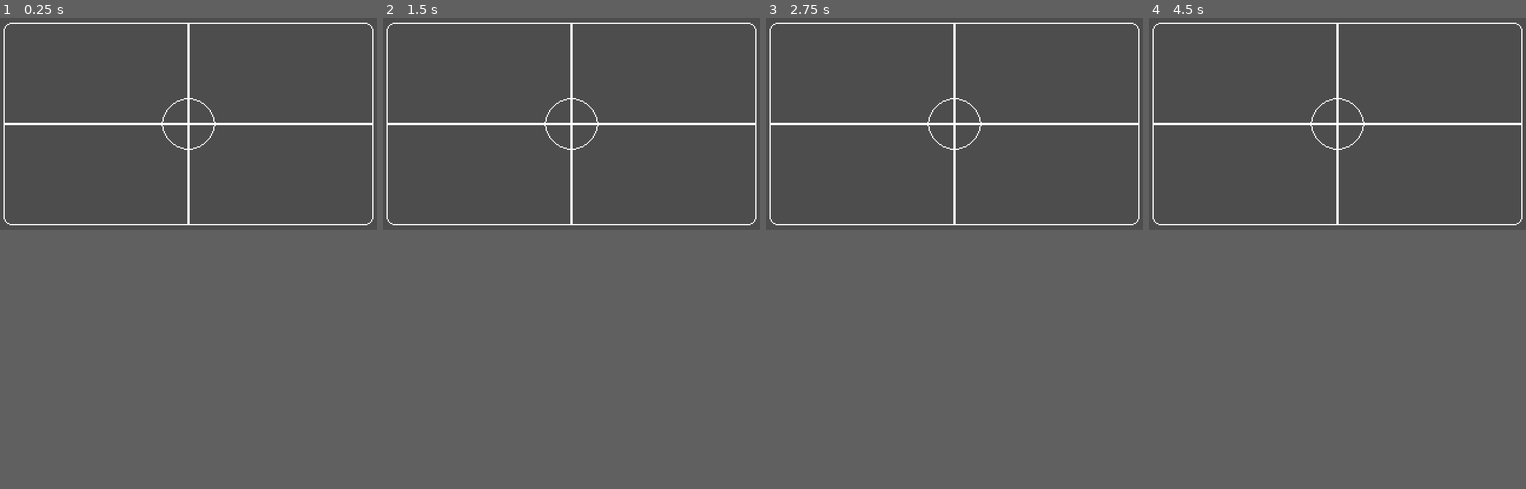
Above: before the commit, frames 1-4 (left to right).
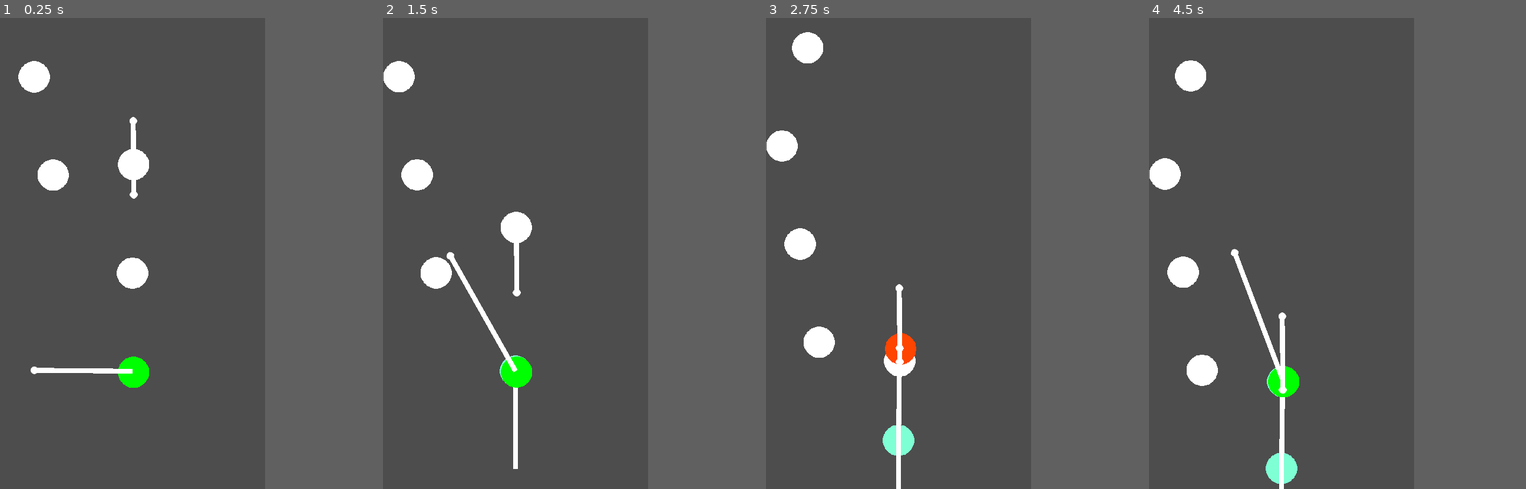
Above: after the commit, the same moments.

Repository: FrancoYudica/PathForger-GodotWildJam-04-2024
Game: Godot game, scene res://levels/test.tscn
The game is run twice, just before and just after one commit, with the same random seed, the same clock (stepped at 60 frames per second) and the same inputs. Before the commit the project starts from res://tests/resolution_test.tscn.
Inputs (mouse positions are in pixels of both pictures, inside the frame that each line leads up to):
- Up to frame 1 (0.25 s): no input
- Up to frame 2 (1.5 s): tap Enter (ui_accept) at 0.5, 0.77 s; move the mouse to (654, 112) at 0.52 s; press the mouse at (654, 112) at 0.53 s; hold D 0.53-1.28 s; move the mouse to (496, 135) at 1.27 s; release the mouse at (496, 135) at 1.28 s; hold S from 1.28 s (still down); click (496, 135) at 1.35 s
- Up to frame 3 (2.75 s): tap Enter (ui_accept) at 1.52 s; move the mouse to (992, 79) at 2.02 s; release S at 2.03 s; hold D from 2.03 s (still down); hold F from 2.03 s (still down); click (992, 79) at 2.3 s
- Up to frame 4 (4.5 s): move the mouse to (1318, 164) at 2.77 s; release D at 2.78 s; release F at 2.78 s; hold W 2.78-3.53 s; tap Space at 2.85 s; tap Enter (ui_accept) at 3.02, 3.77 s; click (1318, 164) at 3.05 s; move the mouse to (1450, 154) at 3.52 s; press the mouse at (1450, 154) at 3.53 s; hold A from 3.53 s (still down); move the mouse to (1224, 93) at 4.27 s; release the mouse at (1224, 93) at 4.28 s; click (1224, 93) at 4.35 s
In our replay, the window is 640x360 before the commit and 450x800 after it. These sizes can differ from the game's own. Grey fills any space a smaller window leaves; there, only what the larger window draws over its background counts as a difference.

The runs differ from the first frame. In frame 1, 4.1% of the frame differs, in the area x 0-100%, y 1-79%; in frame 2, 4.4%; in frame 3, 4.7%; in frame 4, 4.8%, in the area x 0-100%, y 1-100%.

Commit message:
Added Player with state machine, hook, PathNodes, PathNodeHandler and simple LevelBuilder

Diff:
--- /dev/null
+++ b/entities/path_node/PathNode.gd
@@ -0,0 +1,9 @@
+extends VisibleOnScreenNotifier2D
+class_name PathNode
+
+@onready var area = $Area2D
+
+## Reached should be called when player is over the node
+func reached():
+	area.monitorable = false
+	modulate = Color.AQUAMARINE
--- /dev/null
+++ b/entities/path_node/path_node.tscn
@@ -0,0 +1,37 @@
+[gd_scene load_steps=4 format=3 uid="uid://ju0p3v6aejso"]
+
+[ext_resource type="Script" path="res://entities/path_node/PathNode.gd" id="1_mlfh3"]
+[ext_resource type="Texture2D" uid="uid://oxes71wfgygw" path="res://entities/path_node/circle_64x64.png" id="2_4r52w"]
+
+[sub_resource type="CircleShape2D" id="CircleShape2D_agc30"]
+radius = 32.0156
+
+[node name="PathNode" type="VisibleOnScreenNotifier2D"]
+script = ExtResource("1_mlfh3")
+
+[node name="Sprite2D" type="Sprite2D" parent="."]
+texture_filter = 1
+texture = ExtResource("2_4r52w")
+metadata/_aseprite_wizard_config_ = {
+"i_mode": 1,
+"keep_anim_length": false,
+"layer": "",
+"o_ex_p": "",
+"o_folder": "",
+"o_name": "",
+"only_visible": true,
+"player": "",
+"slice": "",
+"source": "res://art/textures/circle_64x64.aseprite"
+}
+metadata/_aseprite_wizard_interface_config_ = {
+"layer_section": true
+}
+
+[node name="Area2D" type="Area2D" parent="."]
+collision_layer = 4
+collision_mask = 0
+monitoring = false
+
+[node name="CollisionShape2D" type="CollisionShape2D" parent="Area2D"]
+shape = SubResource("CircleShape2D_agc30")
--- /dev/null
+++ b/entities/path_node/path_node_movement.gd
@@ -0,0 +1,41 @@
+extends Node2D
+
+@onready var edge_1_sprite: Sprite2D = $Edge1
+@onready var edge_2_sprite: Sprite2D = $Edge2
+
+@export var path_node: PathNode
+@export var curve: Curve
+@export var speed: float = 1.0
+
+var _t: float = 0.0
+var _path_length: float
+var _in_edge_1 = true
+
+func _ready():
+	position = global_position
+	top_level = true
+	_path_length = edge_1_sprite.to_local(edge_2_sprite.position).length()
+
+func _process(delta):
+
+	# Changes t
+	_t += delta * speed
+
+	# Loops
+	if _t > 1.0:
+		_in_edge_1 = not _in_edge_1
+		_t = 0.0
+
+	_t = clampf(_t, 0.0, 1.0)
+
+	var value = curve.sample(_t)
+
+	# Interpolates position with the curve value
+	var pos_1 = edge_1_sprite.global_position
+	var pos_2 = edge_2_sprite.global_position
+
+	if not _in_edge_1:
+		pos_1 = edge_2_sprite.global_position
+		pos_2 = edge_1_sprite.global_position
+
+	path_node.position = pos_1 + (pos_2 - pos_1) * value
--- /dev/null
+++ b/entities/path_node/path_node_movement.tscn
@@ -0,0 +1,18 @@
+[gd_scene load_steps=3 format=3 uid="uid://dqnpob0vccqx0"]
+
+[ext_resource type="Script" path="res://entities/path_node/path_node_movement.gd" id="1_12hsk"]
+[ext_resource type="Texture2D" uid="uid://bpmauisjwlykh" path="res://levels/circle.png" id="2_nwljl"]
+
+[node name="PathNodeMovement" type="Node2D"]
+script = ExtResource("1_12hsk")
+
+[node name="Edge1" type="Sprite2D" parent="."]
+position = Vector2(-75, 0)
+texture = ExtResource("2_nwljl")
+
+[node name="Edge2" type="Sprite2D" parent="."]
+position = Vector2(75, 0)
+texture = ExtResource("2_nwljl")
+
+[node name="Line2D" type="Line2D" parent="."]
+points = PackedVector2Array(-75, 0, 75, 0)
--- /dev/null
+++ b/entities/player/Hook.gd
@@ -0,0 +1,51 @@
+extends Area2D
+class_name Hook
+
+## Emitted when a path node is reached after throwing
+signal path_node_reached(node: PathNode)
+
+## Emitted if after throwing noting is reached
+signal miss()
+
+@onready var body_line := $HookBody
+@export var hook_launch_duration: float = .15
+@export var length = 270.0
+@export var curve: Curve
+
+var _direction: Vector2 = Vector2.ZERO
+var _tween: Tween = null
+
+var _tween_start_position: Vector2 = Vector2.ZERO
+var _tween_end_position: Vector2 = Vector2.ZERO
+var _hit = false
+
+## Moves the head of the hook to the direction of the point
+func throw(pos: Vector2):
+
+	# Rotates (Used to rotate the collider so it doesn't misses)
+	look_at(pos)
+	_hit = false
+	_direction = (pos - global_position).normalized()
+	_tween_start_position = global_position
+	_tween_end_position = global_position + _direction * length
+	_tween = create_tween()
+	_tween.tween_method(_tween_position_function, 0.0, 1.0, hook_launch_duration)
+	await _tween.finished
+
+	if not _hit:
+		miss.emit()
+
+func _tween_position_function(t: float):
+	global_position = lerp(_tween_start_position, _tween_end_position, curve.sample(t))
+
+func _ready():
+	connect("area_entered", _on_area_entered)
+
+
+func _on_area_entered(area: Area2D):
+	var path_node = area.get_parent() as PathNode
+	if path_node != null:
+		_hit = true
+		_tween.stop()
+		global_position = path_node.global_position
+		path_node_reached.emit(area.get_parent())
--- /dev/null
+++ b/entities/player/HookBody.gd
@@ -0,0 +1,12 @@
+extends Line2D
+
+@export var start_node: Node2D
+@export var end_node: Node2D
+
+func _ready():
+	add_point(start_node.global_position)
+	add_point(end_node.global_position)
+
+func _process(_delta):
+	set_point_position(0, start_node.global_position)
+	set_point_position(1, end_node.global_position)
--- /dev/null
+++ b/entities/player/LinePath.gd
@@ -0,0 +1,4 @@
+extends Line2D
+
+func _ready():
+	pass
--- /dev/null
+++ b/entities/player/Player.gd
@@ -0,0 +1,20 @@
+extends Node2D
+class_name Player
+
+@onready var line_path: Line2D = $LinePath
+@onready var sprite: Sprite2D = $Sprite2D
+@onready var hook: Hook = $Hook
+@onready var state_machine: PlayerStateMachine = $PlayerStateMachine
+
+@export var path_node_handler: PathNodeHandler
+
+var current_path_node: PathNode = null
+
+func _ready():
+	line_path.add_point(position)
+	state_machine.initialize()
+
+func _process(delta):
+
+	# Last point position in player
+	line_path.set_point_position(line_path.points.size() - 1, position)
--- /dev/null
+++ b/entities/player/PlayerStateMachine.gd
@@ -0,0 +1,4 @@
+extends StateMachine
+class_name PlayerStateMachine
+
+@onready var player: Player = $".."
--- /dev/null
+++ b/entities/player/PlayerStateMachineNode.gd
@@ -0,0 +1,4 @@
+extends StateMachineNode
+class_name PlayerStateMachineNode
+
+@onready var player: Player = $"../.."
--- /dev/null
+++ b/entities/player/player.tscn
@@ -0,0 +1,93 @@
+[gd_scene load_steps=14 format=3 uid="uid://bfqm7vopmmtbw"]
+
+[ext_resource type="Script" path="res://entities/player/Player.gd" id="1_y7hkf"]
+[ext_resource type="Script" path="res://entities/player/LinePath.gd" id="2_8rfi1"]
+[ext_resource type="Texture2D" uid="uid://bpmauisjwlykh" path="res://levels/circle.png" id="2_am5xp"]
+[ext_resource type="Script" path="res://entities/player/Hook.gd" id="2_mw5fx"]
+[ext_resource type="Texture2D" uid="uid://dtbo6k8c4snrd" path="res://entities/player/circle_64x64.png" id="3_6ifge"]
+[ext_resource type="Script" path="res://entities/player/PlayerStateMachine.gd" id="3_8radf"]
+[ext_resource type="Script" path="res://entities/player/states/translate.gd" id="4_80ij7"]
+[ext_resource type="Script" path="res://entities/player/HookBody.gd" id="4_p21ks"]
+[ext_resource type="Script" path="res://entities/player/states/try_connection.gd" id="5_hxtbh"]
+[ext_resource type="Script" path="res://entities/player/states/idle.gd" id="6_3yq2p"]
+
+[sub_resource type="Curve" id="Curve_aht7w"]
+_data = [Vector2(0, 0), 0.0, 0.0, 0, 0, Vector2(0.252366, 1), 0.0, 0.0, 0, 0, Vector2(1, 0), -2.20545, 0.0, 0, 0]
+point_count = 3
+
+[sub_resource type="RectangleShape2D" id="RectangleShape2D_t4p04"]
+size = Vector2(43, 19)
+
+[sub_resource type="CircleShape2D" id="CircleShape2D_63xje"]
+radius = 28.0179
+
+[node name="Player" type="Node2D"]
+script = ExtResource("1_y7hkf")
+
+[node name="Hook" type="Area2D" parent="."]
+top_level = true
+position = Vector2(70, -2)
+collision_layer = 0
+collision_mask = 4
+script = ExtResource("2_mw5fx")
+hook_launch_duration = 0.5
+curve = SubResource("Curve_aht7w")
+
+[node name="Head" type="Sprite2D" parent="Hook"]
+texture = ExtResource("2_am5xp")
+
+[node name="HookBody" type="Line2D" parent="Hook" node_paths=PackedStringArray("start_node", "end_node")]
+top_level = true
+script = ExtResource("4_p21ks")
+start_node = NodePath("../..")
+end_node = NodePath("..")
+
+[node name="CollisionShape2D" type="CollisionShape2D" parent="Hook"]
+position = Vector2(-8.5, -0.5)
+shape = SubResource("RectangleShape2D_t4p04")
+
+[node name="LinePath" type="Line2D" parent="."]
+top_level = true
+z_index = -1
+script = ExtResource("2_8rfi1")
+
+[node name="Sprite2D" type="Sprite2D" parent="."]
+modulate = Color(1, 0.14902, 0.14902, 1)
+texture_filter = 1
+position = Vector2(2, 2)
+texture = ExtResource("3_6ifge")
+metadata/_aseprite_wizard_config_ = {
+"i_mode": 1,
+"keep_anim_length": false,
+"layer": "",
+"o_ex_p": "",
+"o_folder": "",
+"o_name": "",
+"only_visible": true,
+"player": "",
+"slice": "",
+"source": "res://art/textures/circle_64x64.aseprite"
+}
+metadata/_aseprite_wizard_interface_config_ = {
+"layer_section": true
+}
+
+[node name="PlayerStateMachine" type="Node2D" parent="."]
+script = ExtResource("3_8radf")
+initial_state_name = "idle"
+
+[node name="translate" type="Node2D" parent="PlayerStateMachine"]
+script = ExtResource("4_80ij7")
+
+[node name="try_connection" type="Node2D" parent="PlayerStateMachine"]
+script = ExtResource("5_hxtbh")
+
+[node name="idle" type="Node2D" parent="PlayerStateMachine"]
+script = ExtResource("6_3yq2p")
+
+[node name="Area2D" type="Area2D" parent="."]
+collision_layer = 2
+collision_mask = 0
+
+[node name="CollisionShape2D" type="CollisionShape2D" parent="Area2D"]
+shape = SubResource("CircleShape2D_63xje")
--- /dev/null
+++ b/entities/player/states/idle.gd
@@ -0,0 +1,23 @@
+extends PlayerStateMachineNode
+
+func _state_enter():
+	player.sprite.modulate = Color.GREEN
+
+func _state_exit():
+	pass
+
+func _state_input(event: InputEvent):
+	if event.is_action_pressed("click"):
+		var point = get_global_mouse_position()
+		player.hook.throw(point)
+		# var path_node: PathNode = player.path_node_handler.get_nearest_to_point(point)
+		# player.current_path_node = path_node
+		transition("try_connection")
+
+func _state_process(_delta):
+	# Updates position to node position
+	if player.current_path_node != null:
+		player.position = player.current_path_node.position
+
+func _state_physics_process(_delta):
+	pass
--- /dev/null
+++ b/entities/player/states/translate.gd
@@ -0,0 +1,25 @@
+extends PlayerStateMachineNode
+
+func _state_enter():
+	player.sprite.modulate = Color.ORANGE_RED
+	var tween = create_tween()
+	tween.set_trans(Tween.TRANS_SPRING)
+	tween.tween_property(player, "position", player.current_path_node.position, 0.35)
+	player.line_path.add_point(position)
+	tween.connect("finished", _translation_completed)
+
+func _translation_completed():
+	transition("idle")
+	player.current_path_node.reached()
+
+func _state_exit():
+	pass
+
+func _state_input(event: InputEvent):
+	pass
+
+func _state_process(_delta):
+	pass
+
+func _state_physics_process(_delta):
+	pass
--- /dev/null
+++ b/entities/player/states/try_connection.gd
@@ -0,0 +1,32 @@
+extends PlayerStateMachineNode
+
+var in_state = false
+
+func _state_enter():
+	if not player.hook.is_connected("path_node_reached", _path_node_reached):
+		player.hook.connect("path_node_reached", _path_node_reached)
+		player.hook.connect("miss", _hook_miss)
+	in_state = true
+
+func _state_exit():
+	in_state = false
+
+func _state_input(event: InputEvent):
+	pass
+
+func _state_process(_delta):
+	# Updates position to node position
+	if player.current_path_node != null:
+		player.position = player.current_path_node.position
+
+func _state_physics_process(_delta):
+	pass
+
+func _path_node_reached(path_node: PathNode):
+	if in_state:
+		player.current_path_node = path_node
+		transition("translate")
+
+func _hook_miss():
+	if in_state:
+		transition("idle")
--- /dev/null
+++ b/levels/LevelBuilder.gd
@@ -0,0 +1,20 @@
+extends Node2D
+
+@export var path_node_handler: PathNodeHandler
+@export var nodes_vertical_gap: int = 80
+@onready var first_path_node: PathNode = $FirstPathNode
+
+var path_node_packed = preload("res://entities/path_node/path_node.tscn")
+
+func _ready():
+	first_path_node.reparent(path_node_handler)
+	path_node_handler.add_path_node(first_path_node)
+
+	for i in range(1, 20):
+		var y = first_path_node.position.y - i * nodes_vertical_gap
+		var x = randf_range(30.0, 150.0)
+		var path_node: PathNode = path_node_packed.instantiate()
+		path_node.position.x = x
+		path_node.position.y = y
+		path_node_handler.add_child(path_node)
+		path_node_handler.add_path_node(path_node)
--- /dev/null
+++ b/levels/NodePath.gd
@@ -0,0 +1,4 @@
+extends Path2D
+
+func _ready():
+	for point in curve.get_baked_points()
--- /dev/null
+++ b/levels/PathNodeHandler.gd
@@ -0,0 +1,37 @@
+## Keeps track of PathNodes and provides functionality to access them
+extends Node2D
+class_name PathNodeHandler
+
+var path_nodes: Array[PathNode] = []
+var on_screen_path_nodes: Array[PathNode] = []
+
+## Returns the narest visible node to a given point
+func get_nearest_to_point(point: Vector2) -> PathNode:
+	var nearest_node: PathNode = on_screen_path_nodes[0]
+	var nearest_d: float = nearest_node.position.distance_squared_to(point)
+
+	for i in range(1, on_screen_path_nodes.size()):
+		var node: PathNode = on_screen_path_nodes[i]
+		var d: float = node.position.distance_squared_to(point)
+		if d < nearest_d:
+			nearest_d = d
+			nearest_node = node
+
+	return nearest_node
+
+func add_path_node(path_node: PathNode):
+	path_node.connect("screen_entered", func (): _path_node_screen_entered(path_node))
+	path_node.connect("screen_exited", func (): _path_node_screen_exited(path_node))
+	path_nodes.append(path_node)
+
+func _ready():
+	for child in get_children():
+
+		if child is PathNode:
+			add_path_node(child)
+
+func _path_node_screen_entered(path_node: PathNode):
+	on_screen_path_nodes.append(path_node)
+
+func _path_node_screen_exited(path_node: PathNode):
+	on_screen_path_nodes.erase(path_node)
--- /dev/null
+++ b/levels/level.gd
@@ -0,0 +1,5 @@
+extends Node2D
+class_name Level
+
+@onready var player: Player = $Player
+@onready var path_node_handler: PathNodeHandler = $PathNodeHandler
--- /dev/null
+++ b/levels/test.tscn
@@ -0,0 +1,74 @@
+[gd_scene load_steps=10 format=3 uid="uid://bajy40qhic0ds"]
+
+[ext_resource type="Script" path="res://levels/level.gd" id="1_anyxi"]
+[ext_resource type="Script" path="res://addons/phantom_camera/scripts/phantom_camera_host/phantom_camera_host.gd" id="1_js2kc"]
+[ext_resource type="PackedScene" uid="uid://bfqm7vopmmtbw" path="res://entities/player/player.tscn" id="3_bwow2"]
+[ext_resource type="Script" path="res://levels/PathNodeHandler.gd" id="4_e8iqu"]
+[ext_resource type="Script" path="res://addons/phantom_camera/scripts/phantom_camera/phantom_camera_2D.gd" id="5_jkf4d"]
+[ext_resource type="PackedScene" uid="uid://dqnpob0vccqx0" path="res://entities/path_node/path_node_movement.tscn" id="6_ql43t"]
+[ext_resource type="PackedScene" uid="uid://ju0p3v6aejso" path="res://entities/path_node/path_node.tscn" id="6_ud4xo"]
+[ext_resource type="Script" path="res://levels/LevelBuilder.gd" id="7_4nr7t"]
+
+[sub_resource type="Curve" id="Curve_0awvd"]
+_data = [Vector2(0, 0), 0.0, 3.09249, 0, 0, Vector2(1, 1), 1.92803e-07, 0.0, 0, 0]
+point_count = 2
+
+[node name="TestLevel" type="Node2D"]
+script = ExtResource("1_anyxi")
+
+[node name="Camera2D" type="Camera2D" parent="."]
+position = Vector2(270, -240)
+limit_left = 0
+limit_right = 540
+
+[node name="PhantomCameraHost" type="Node" parent="Camera2D"]
+script = ExtResource("1_js2kc")
+
+[node name="PhantomCamera2D" type="Node2D" parent="."]
+position = Vector2(270, -240)
+script = ExtResource("5_jkf4d")
+priority_override = false
+priority = 1
+zoom = Vector2(1, 1)
+follow_mode = 2
+follow_target = NodePath("../Player")
+follow_parameters/target_offset = Vector2(0, -240)
+follow_parameters/damping = true
+follow_parameters/damping_value = 10.0
+frame_preview = true
+pixel_perfect = false
+limit/draw_limits = false
+limit/left = 0
+limit/top = -10000000
+limit/right = 540
+limit/bottom = 10000000
+limit/limit_node_target = NodePath("")
+limit/smoothed = false
+tween_parameters = null
+tween_on_load = true
+inactive_update_mode = 0
+
+[node name="Player" parent="." node_paths=PackedStringArray("path_node_handler") instance=ExtResource("3_bwow2")]
+position = Vector2(270, 0)
+path_node_handler = NodePath("../PathNodeHandler")
+
+[node name="PathNodeHandler" type="Node2D" parent="."]
+z_index = -2
+script = ExtResource("4_e8iqu")
+
+[node name="PathNode" parent="PathNodeHandler" instance=ExtResource("6_ud4xo")]
+position = Vector2(200, -437)
+
+[node name="PathNodeMovement" parent="PathNodeHandler/PathNode" node_paths=PackedStringArray("path_node") instance=ExtResource("6_ql43t")]
+position = Vector2(72, 2)
+rotation = 1.56359
+path_node = NodePath("..")
+curve = SubResource("Curve_0awvd")
+
+[node name="LevelBuilder" type="Node2D" parent="." node_paths=PackedStringArray("path_node_handler")]
+script = ExtResource("7_4nr7t")
+path_node_handler = NodePath("../PathNodeHandler")
+nodes_vertical_gap = 200
+
+[node name="FirstPathNode" parent="LevelBuilder" instance=ExtResource("6_ud4xo")]
+position = Vector2(270, -200)
--- a/project.godot
+++ b/project.godot
@@ -11,16 +11,14 @@
 [application]
 
 config/name="Godot Wild Jam-04-2024"
-run/main_scene="res://tests/resolution_test.tscn"
+run/main_scene="res://levels/test.tscn"
 config/features=PackedStringArray("4.2", "Forward Plus")
 config/icon="res://icon.svg"
 
 [display]
 
-window/size/viewport_width=320
-window/size/viewport_height=180
-window/size/window_width_override=960
-window/size/window_height_override=540
+window/size/viewport_width=540
+window/size/viewport_height=960
 window/stretch/mode="canvas_items"
 
 [dotnet]
@@ -45,9 +43,23 @@
 "res://ui/": "gray"
 }
 
+[input]
+
+click={
+"deadzone": 0.5,
+"events": [Object(InputEventMouseButton,"resource_local_to_scene":false,"resource_name":"","device":-1,"window_id":0,"alt_pressed":false,"shift_pressed":false,"ctrl_pressed":false,"meta_pressed":false,"button_mask":1,"position":Vector2(71, 15),"global_position":Vector2(75, 56),"factor":1.0,"button_index":1,"canceled":false,"pressed":true,"double_click":true,"script":null)
+]
+}
+
+[layer_names]
+
+2d_physics/layer_2="Player"
+2d_physics/layer_3="Node"
+
 [rendering]
 
 renderer/rendering_method="gl_compatibility"
+anti_aliasing/quality/msaa_2d=2
 
 [wwise]
 
Binary file added: art/textures/circle_64x64.aseprite
Not shown, added: art/textures/circle_64x64.aseprite.import
Binary file added: art/textures/circle_glow_128x128.aseprite
Not shown, added: art/textures/circle_glow_128x128.aseprite.import
Binary file added: art/textures/circle_glow_64x64.aseprite
Not shown, added: art/textures/circle_glow_64x64.aseprite.import
Binary file added: entities/path_node/circle_64x64.png
Not shown, added: entities/path_node/circle_64x64.png.import
Binary file added: entities/player/circle_64x64.png
Not shown, added: entities/player/circle_64x64.png.import
Binary file added: levels/circle.png
Not shown, added: levels/circle.png.import
(and 4 more such lines)
